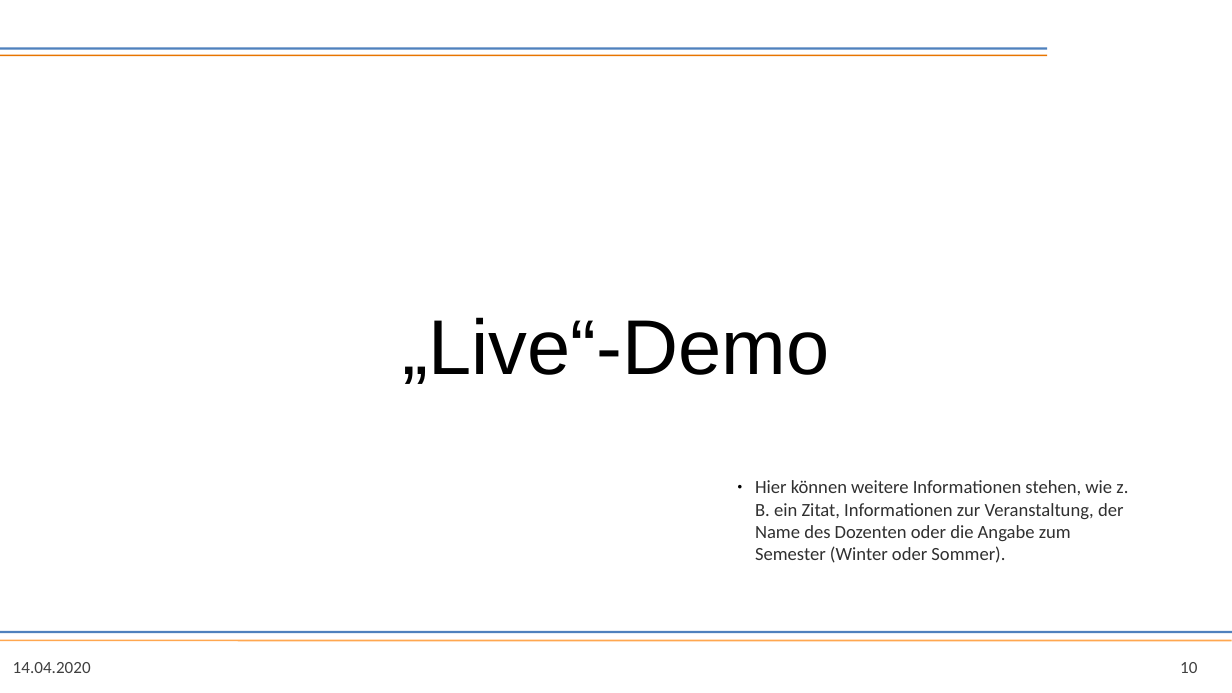
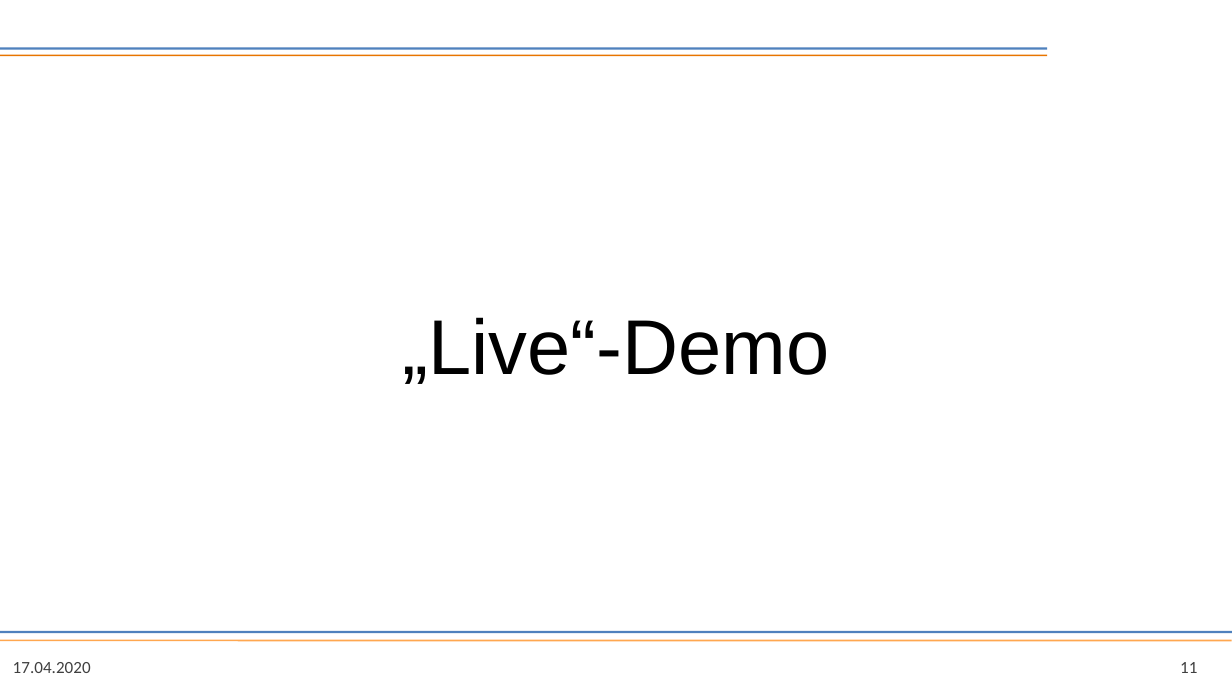
Before and after one commit to kiddikai/ansible-kubernetes, a slide deck: slide 11 of doc/presentation/presentation.odp (slide 10 before the commit). Drawn at 1232x693 pixels with LibreOffice and Linux fonts; fonts in the diff are those of the drawing; background and template pictures are left out. Boxes give left, top, right and bottom in pixels: in the first picture for what was removed or moved away, otherwise in the second. Text is boxed around its words. In the diff, an @@ line names an element or a change of style, - is before the commit and + after.

```diff
--- a/doc/presentation/presentation.odp
+++ b/doc/presentation/presentation.odp
@@ text removed at bbox=[755, 480, 1128, 563] @@
-● Hier können weitere Informationen stehen, wie z. B. ein Zitat, Informationen zur Veranstaltung, der Name des Dozenten oder die Angabe zum Semester (Winter oder Sommer).
@@ text at bbox=[13, 662, 91, 673]: text changed @@
-14.04.2020
+17.04.2020
@@ page number at bbox=[1180, 662, 1197, 673]: text changed @@
-10
+11
```
Also in this commit, not shown: 10 other slides changed, 2 slides added, 1 slide removed, 23 other files.
